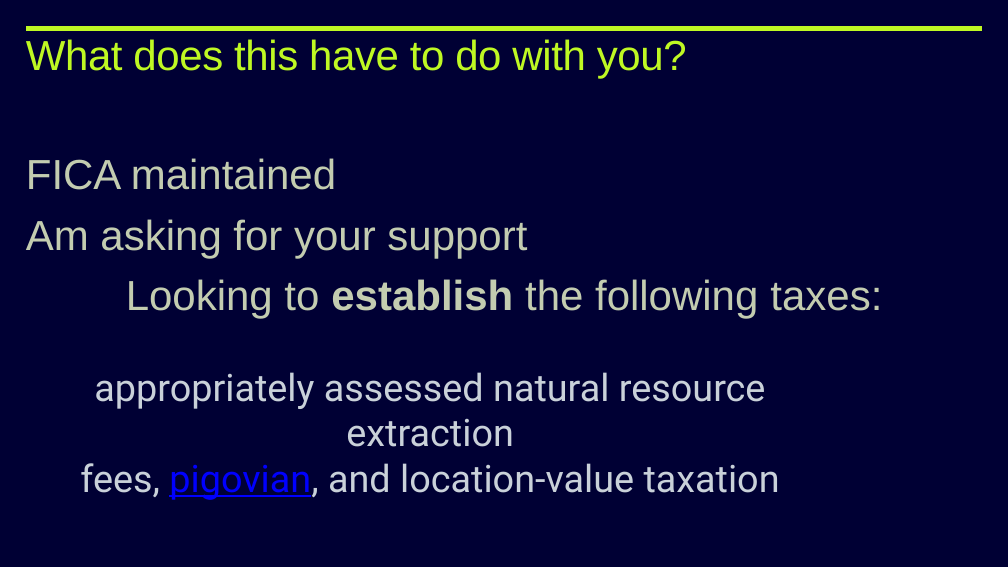
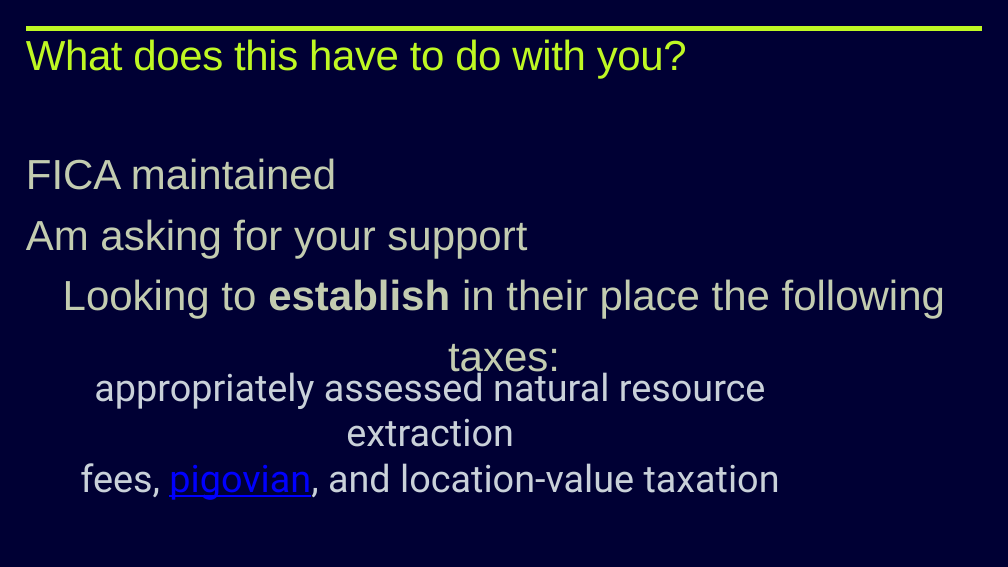
Before and after one commit to kuttaineh/unititle, a slide deck: slide 8 of TRANSITION.ppsx. Drawn at 1008x567 pixels with LibreOffice and Linux fonts; fonts in the diff are those of the drawing. Boxes give left, top, right and bottom in pixels: in the first picture for what was removed or moved away, otherwise in the second. Text is boxed around its words. In the diff, an @@ line names an element or a change of style, - is before the commit and + after.

```diff
--- a/TRANSITION.ppsx
+++ b/TRANSITION.ppsx
@@ text at bbox=[63, 279, 945, 379]: text changed @@
-Looking to establish the following taxes:
+Looking to establish in their place the following taxes:
```
Also in this commit, not shown: 4 other slides changed.
